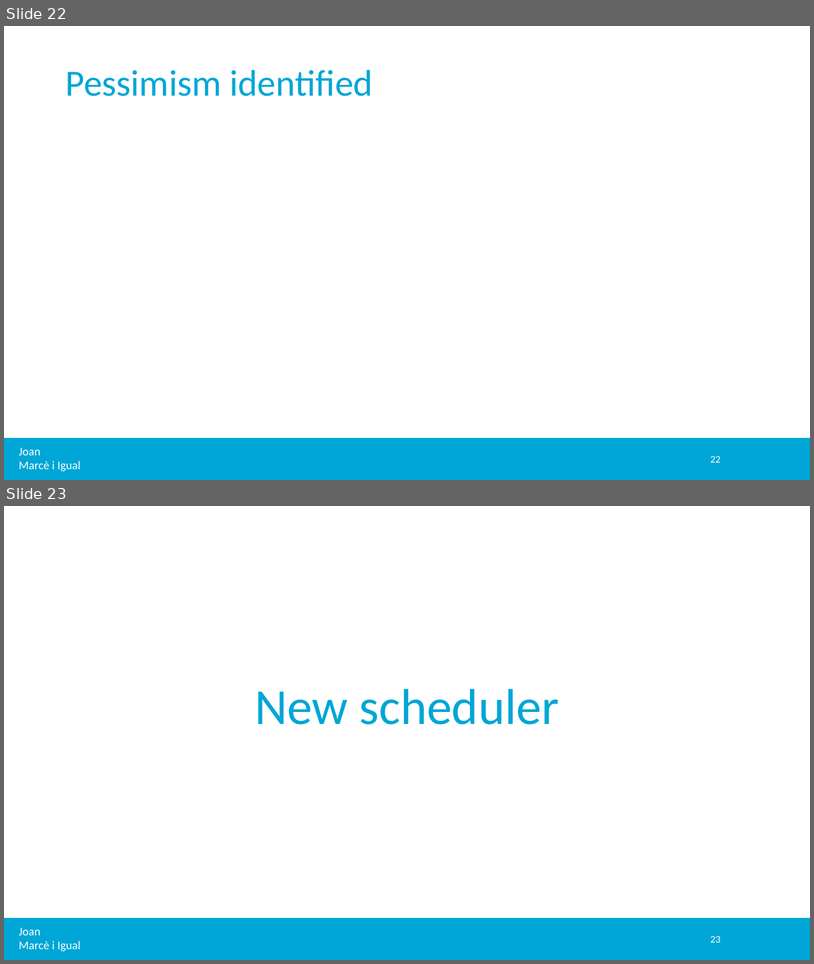
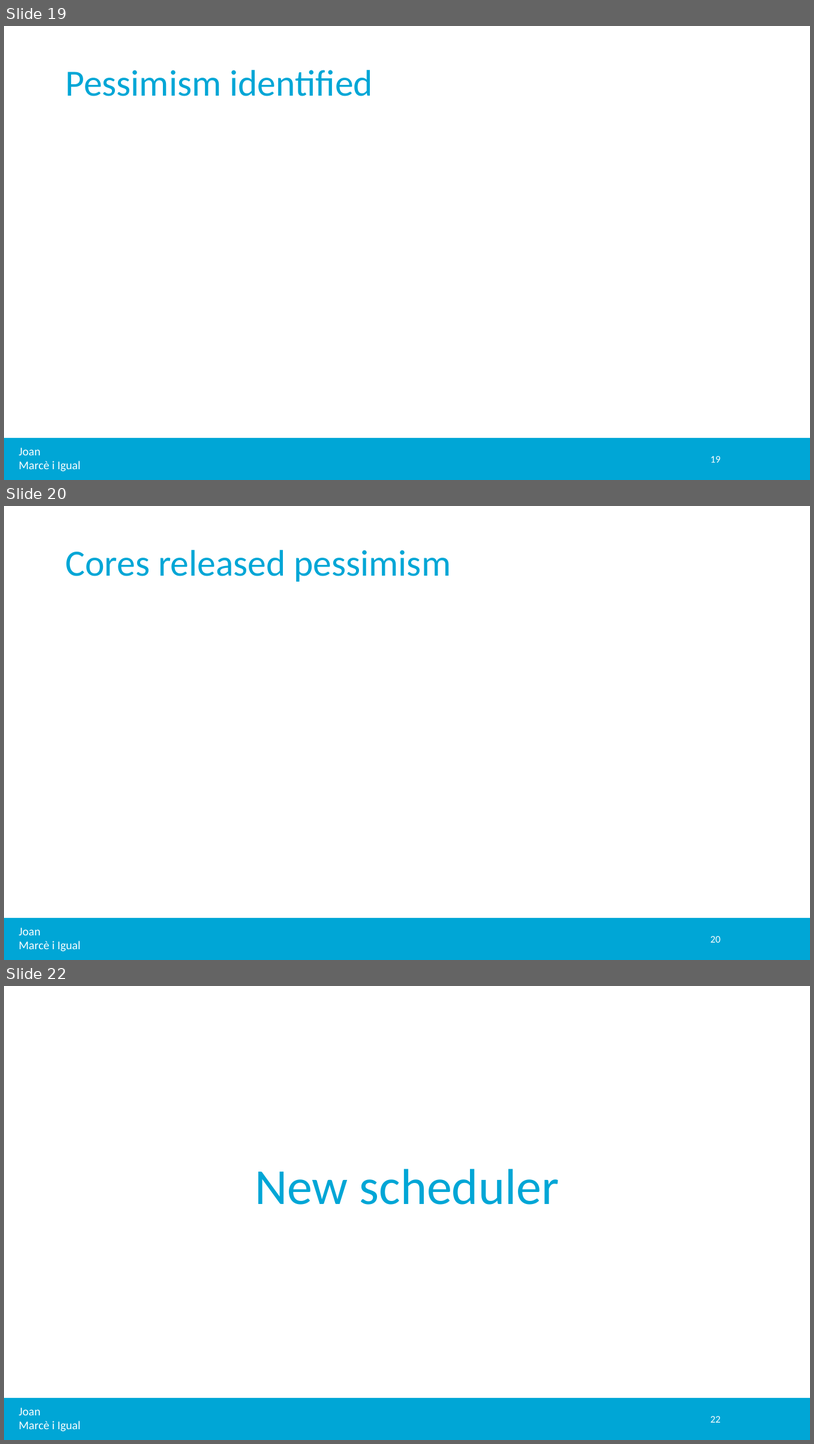
Before and after one commit to jmigual/APATeoria, a slide deck: Notes/TFM_presentations/midterm/midterm.pptx. Shown one above the other, each under a label of ours: slides 22 and 23 before the commit, slides 19, 20 and 22 after it; the slides between them are not shown. The pictures are 814x964 and 814x1444 pixels, drawn with LibreOffice and Linux fonts; fonts in the diff are those of the drawing; background and template pictures are left out. Boxes give left, top, right and bottom in pixels: in the first picture for what was removed or moved away, otherwise in the second. Text is boxed around its words. In the diff, an @@ line names an element or a change of style, - is before the commit and + after.

```diff
--- a/Notes/TFM_presentations/midterm/midterm.pptx
+++ b/Notes/TFM_presentations/midterm/midterm.pptx
@@ slide 20 added at box(4, 506, 810, 960), background #FFFFFF; not listed: 2 template elements that a slide beside it also shows @@
@@ title added at box(65, 550, 452, 582), 44 pt, text #00A6D6 @@
+Cores released pessimism
@@ page number added at box(711, 936, 721, 942), 12 pt, text #FFFFFF @@
+20
@@ what was slide 22 is now slide 19 @@
@@ page number at box(711, 456, 721, 462): text changed @@
-22
+19
@@ what was slide 23 is now slide 22 @@
@@ page number at box(711, 1416, 721, 1422): text changed @@
-23
+22
```
Also in this commit, not shown: 4 slides changed, 2 other slides added, 5 slides removed, 3 other files.
